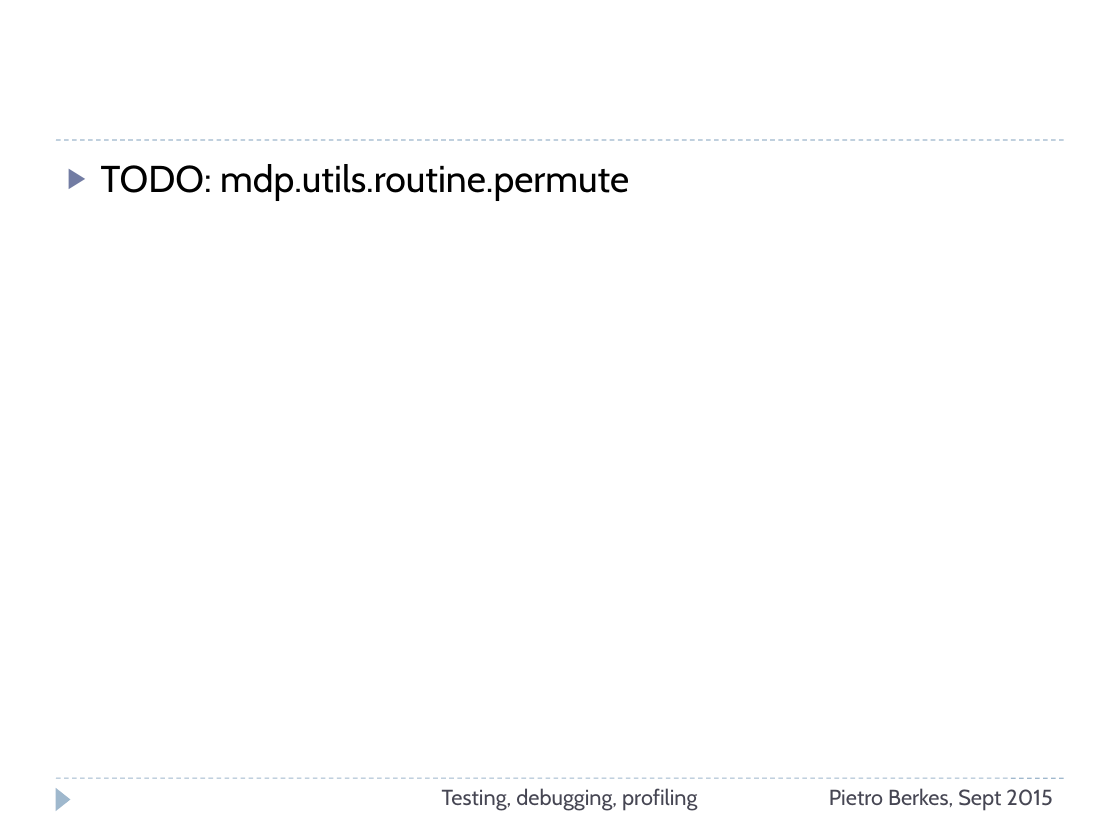
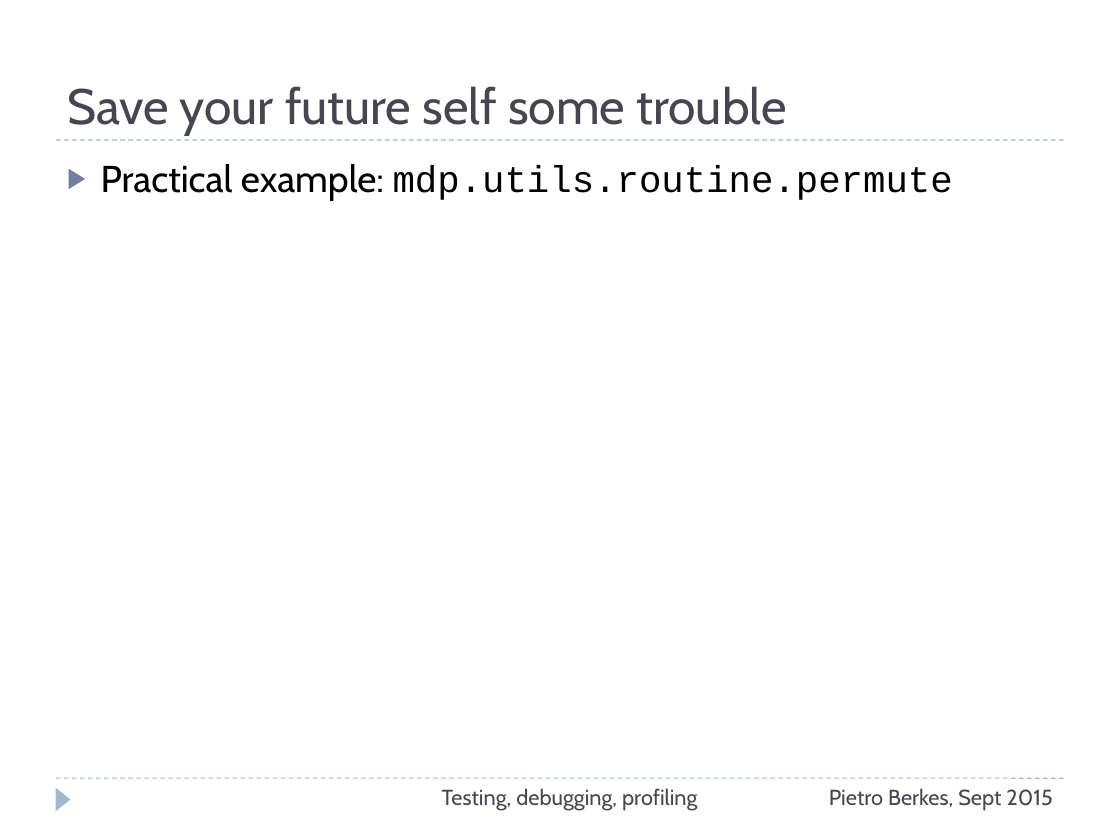
Before and after one commit to ASPP/testing_debugging_profiling, a slide deck: slide 16 of testing-debugging-profiling.pptx. Drawn at 1120x840 pixels with LibreOffice and Linux fonts; fonts in the diff are those of the drawing. Boxes give left, top, right and bottom in pixels: in the first picture for what was removed or moved away, otherwise in the second. Text is boxed around its words. In the diff, an @@ line names an element or a change of style, - is before the commit and + after.

```diff
--- a/testing-debugging-profiling.pptx
+++ b/testing-debugging-profiling.pptx
@@ title added at (x1=67, y1=86, x2=786, y2=134), 32 pt, text #464653 @@
+Save your future self some trouble
@@ text at (x1=101, y1=164, x2=953, y2=200): text changed; font Cabin to Courier New @@
-▶ TODO: mdp.utils.routine.permute
+▶ Practical example: mdp.utils.routine.permute
```
Also in this commit, not shown: 15 other slides changed, 1 slide added, 2 slides removed, 2 other files.
